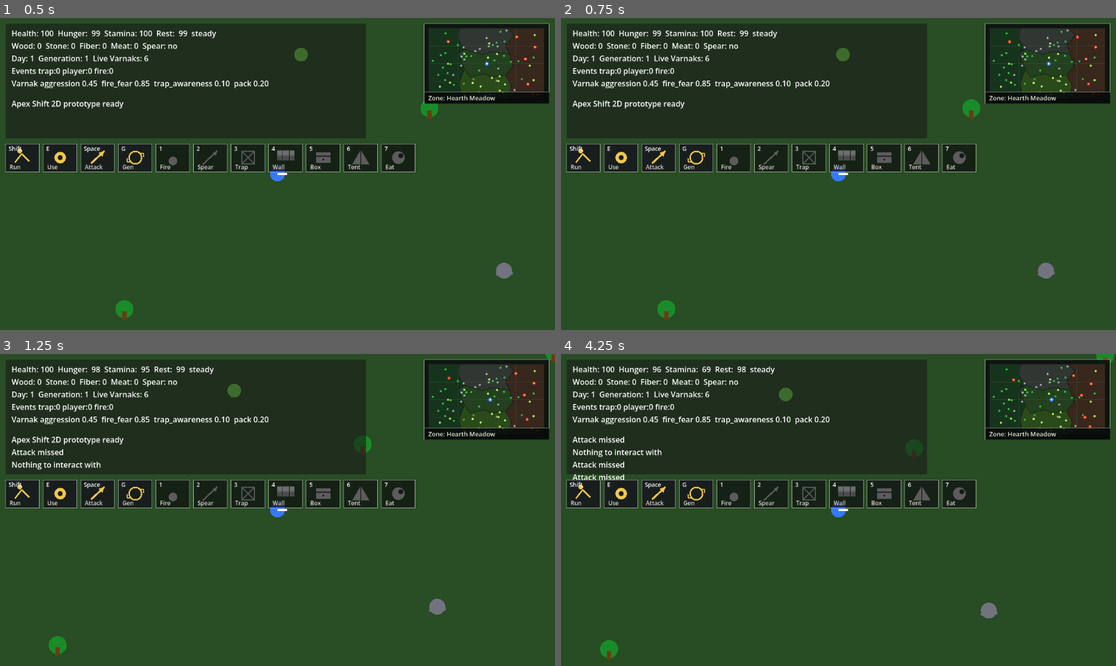
Above: before the commit, frames 1-4 (two rows, left to right).
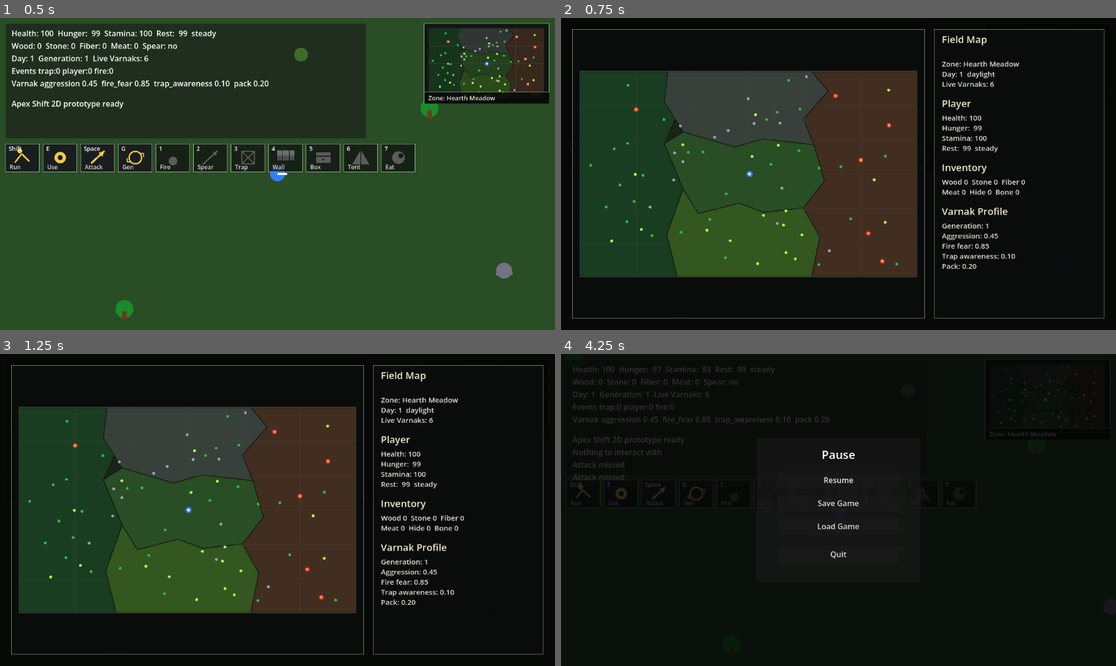
Above: after the commit, the same moments.

Repository: krisstoof/apex-shift-2d
Game: Godot game, scene res://scenes/main.tscn
The game is run twice, just before and just after one commit, with the same random seed, the same clock (stepped at 60 frames per second) and the same inputs.
Inputs (mouse positions are in pixels of both pictures, inside the frame that each line leads up to):
- Up to frame 1 (0.5 s): no input
- Up to frame 2 (0.75 s): tap Enter at 0.5 s; move the mouse to (960, 158) at 0.52 s; hold D (move_right) from 0.53 s (still down); tap M at 0.6 s; click (960, 158) at 0.67 s
- Up to frame 3 (1.25 s): keep holding D (move_right); tap Space at 0.77 s; tap E at 0.8 s
- Up to frame 4 (4.25 s): move the mouse to (727, 525) at 1.27 s; release D (move_right) at 1.28 s; hold S (move_down) 1.28-2.03 s; tap E at 1.35, 2.3, 3.6 s; click (727, 525) at 1.42 s; tap Space at 1.52, 3.02, 3.77 s; tap M at 1.55, 2.1, 3.05 s; move the mouse to (894, 441) at 2.02 s; hold D (move_right) 2.03-2.78 s; click (894, 441) at 2.17 s; move the mouse to (810, 572) at 2.77 s; hold W (move_up) 2.78-3.53 s; tap Shift at 2.85 s; click (810, 572) at 2.92 s; move the mouse to (1005, 556) at 3.52 s; hold A (move_left) from 3.53 s (still down); click (1005, 556) at 3.67 s; tap Escape at 4.15 s

Frame 1 is identical in both runs. In frame 2, 79% of the frame differs, in the area x 0-100%, y 0-100%; in frame 3, 79%; in frame 4, 94%.

Commit message:
game/#26 map and menu

Diff:
--- a/scenes/ui/hud.tscn
+++ b/scenes/ui/hud.tscn
@@ -1,8 +1,10 @@
-[gd_scene load_steps=4 format=3]
+[gd_scene load_steps=6 format=3]
 
 [ext_resource type="Script" path="res://scripts/ui/hud.gd" id="1"]
 [ext_resource type="Script" path="res://scripts/ui/skill_icon_bar.gd" id="2"]
 [ext_resource type="Script" path="res://scripts/ui/minimap.gd" id="3"]
+[ext_resource type="Script" path="res://scripts/ui/map_screen.gd" id="4"]
+[ext_resource type="Script" path="res://scripts/ui/pause_menu.gd" id="5"]
 
 [node name="HUD" type="CanvasLayer"]
 script = ExtResource("1")
@@ -53,3 +55,21 @@
 offset_right = -12.0
 offset_bottom = 178.0
 script = ExtResource("3")
+
+[node name="MapScreen" type="Control" parent="."]
+anchors_preset = 15
+anchor_right = 1.0
+anchor_bottom = 1.0
+grow_horizontal = 2
+grow_vertical = 2
+mouse_filter = 2
+script = ExtResource("4")
+
+[node name="PauseMenu" type="Control" parent="."]
+anchors_preset = 15
+anchor_right = 1.0
+anchor_bottom = 1.0
+grow_horizontal = 2
+grow_vertical = 2
+mouse_filter = 0
+script = ExtResource("5")
--- a/scripts/creatures/varnak.gd
+++ b/scripts/creatures/varnak.gd
@@ -34,6 +34,25 @@
 	base_curiosity = float(profile.get("base_curiosity", base_curiosity))
 	stalk_tendency = float(profile.get("stalk_tendency", stalk_tendency))
 	speed = 90.0 + aggression * 50.0 + pack_coordination * 20.0
+	queue_redraw()
+
+
+func get_save_data() -> Dictionary:
+	return {
+		"position": _vector_to_data(global_position),
+		"health": health,
+		"state": int(state),
+		"wander_target": _vector_to_data(wander_target),
+		"attack_cooldown": attack_cooldown
+	}
+
+
+func restore_from_data(data: Dictionary) -> void:
+	global_position = _data_to_vector(data.get("position", {}))
+	health = float(data.get("health", health))
+	state = int(data.get("state", State.WANDER))
+	wander_target = _data_to_vector(data.get("wander_target", _vector_to_data(wander_target)))
+	attack_cooldown = float(data.get("attack_cooldown", attack_cooldown))
 	queue_redraw()
 
 
@@ -155,3 +174,13 @@
 		body_color = Color(0.95, 0.05, 0.03)
 	draw_circle(Vector2.ZERO, 15.0, body_color)
 	draw_circle(Vector2(7, -5), 3.0, Color.BLACK)
+
+
+func _vector_to_data(value: Vector2) -> Dictionary:
+	return {"x": value.x, "y": value.y}
+
+
+func _data_to_vector(data: Variant) -> Vector2:
+	if typeof(data) != TYPE_DICTIONARY:
+		return Vector2.ZERO
+	return Vector2(float(data.get("x", 0.0)), float(data.get("y", 0.0)))
--- a/scripts/systems/save_system.gd
+++ b/scripts/systems/save_system.gd
@@ -49,6 +49,7 @@
 		"version": 1,
 		"player": _get_player_data(player),
 		"resources": world.get_resource_save_data(),
+		"varnaks": world.get_varnak_save_data(),
 		"buildings": _get_buildings_data(),
 		"day_night": day_night_system.get_save_data(),
 		"evolution": evolution_director.get_save_data()
@@ -104,6 +105,7 @@
 	day_night_system.restore_from_data(Dictionary(data.get("day_night", {})))
 	await world.restore_resources(Array(data.get("resources", [])))
 	await _restore_buildings(Array(data.get("buildings", [])))
+	await world.restore_varnaks(Array(data.get("varnaks", [])))
 
 
 func _restore_player_data(player: Node, data: Dictionary) -> void:
--- a/scripts/ui/hud.gd
+++ b/scripts/ui/hud.gd
@@ -5,15 +5,24 @@
 var day_night_system: Node
 var message := ""
 var message_history: Array[String] = []
+var map_screen_open := false
+var pause_menu_open := false
 
 @onready var stats_label: Label = $Panel/StatsLabel
 @onready var prompt_label: Label = $Panel/PromptLabel
 @onready var message_label: Label = $Panel/MessageLabel
 @onready var skill_icon_bar: Control = $SkillIconBar
 @onready var minimap: Control = $Minimap
+@onready var map_screen: Control = $MapScreen
+@onready var pause_menu: Control = $PauseMenu
 
 func _ready() -> void:
+	process_mode = Node.PROCESS_MODE_ALWAYS
 	get_node("/root/EventBus").message_posted.connect(_on_message)
+	pause_menu.resume_requested.connect(_on_pause_menu_resume)
+	pause_menu.save_requested.connect(_on_pause_menu_save)
+	pause_menu.load_requested.connect(_on_pause_menu_load)
+	pause_menu.quit_requested.connect(_on_pause_menu_quit)
 
 
 func bind(p_player: Node, p_evolution_director: Node, p_day_night_system: Node) -> void:
@@ -25,6 +34,7 @@
 	var world_rect: Rect2 = world.get_world_rect() if world and world.has_method("get_world_rect") else Rect2(-2160, -1320, 4320, 2640)
 	var biome_zones: Array[Dictionary] = world.get_biome_zones() if world and world.has_method("get_biome_zones") else []
 	minimap.bind(player, world_rect, biome_zones)
+	map_screen.bind(player, evolution_director, day_night_system, world_rect, biome_zones)
 
 
 func _process(_delta: float) -> void:
@@ -48,3 +58,51 @@
 	message_history.append(new_message)
 	if message_history.size() > 4:
 		message_history.pop_front()
+
+
+func _unhandled_input(event: InputEvent) -> void:
+	if event is InputEventKey and event.pressed and not event.echo and event.keycode == KEY_M:
+		_set_pause_menu_open(false)
+		_set_map_screen_open(not map_screen_open)
+		get_viewport().set_input_as_handled()
+	if event is InputEventKey and event.pressed and not event.echo and event.keycode == KEY_ESCAPE:
+		_set_map_screen_open(false)
+		_set_pause_menu_open(not pause_menu_open)
+		get_viewport().set_input_as_handled()
+
+
+func _set_map_screen_open(open: bool) -> void:
+	map_screen_open = open
+	map_screen.visible = open
+	_update_tree_paused()
+	map_screen.queue_redraw()
+
+
+func _set_pause_menu_open(open: bool) -> void:
+	pause_menu_open = open
+	pause_menu.visible = open
+	_update_tree_paused()
+
+
+func _update_tree_paused() -> void:
+	get_tree().paused = map_screen_open or pause_menu_open
+
+
+func _on_pause_menu_resume() -> void:
+	_set_pause_menu_open(false)
+
+
+func _on_pause_menu_save() -> void:
+	var save_system := get_tree().current_scene.get_node_or_null("SaveSystem")
+	if save_system and save_system.has_method("save_game"):
+		save_system.save_game()
+
+
+func _on_pause_menu_load() -> void:
+	var save_system := get_tree().current_scene.get_node_or_null("SaveSystem")
+	if save_system and save_system.has_method("load_game"):
+		save_system.load_game()
+
+
+func _on_pause_menu_quit() -> void:
+	get_tree().quit()
--- /dev/null
+++ b/scripts/ui/map_screen.gd
@@ -0,0 +1,195 @@
+extends Control
+
+const PADDING := 24.0
+const PANEL_GAP := 20.0
+
+var player: Node2D
+var evolution_director: Node
+var day_night_system: Node
+var world_rect := Rect2(-2160, -1320, 4320, 2640)
+var biome_zones: Array[Dictionary] = []
+
+
+func _ready() -> void:
+	process_mode = Node.PROCESS_MODE_ALWAYS
+	visible = false
+
+
+func bind(p_player: Node2D, p_evolution_director: Node, p_day_night_system: Node, p_world_rect: Rect2, p_biome_zones: Array[Dictionary]) -> void:
+	player = p_player
+	evolution_director = p_evolution_director
+	day_night_system = p_day_night_system
+	world_rect = p_world_rect
+	biome_zones = p_biome_zones
+	queue_redraw()
+
+
+func _process(_delta: float) -> void:
+	if visible:
+		queue_redraw()
+
+
+func _draw() -> void:
+	if not visible:
+		return
+	var screen_rect := Rect2(Vector2.ZERO, size)
+	var inner_rect := screen_rect.grow(-PADDING)
+	var info_width: float = min(360.0, inner_rect.size.x * 0.32)
+	var map_rect := Rect2(inner_rect.position, Vector2(inner_rect.size.x - info_width - PANEL_GAP, inner_rect.size.y))
+	var info_rect := Rect2(Vector2(map_rect.end.x + PANEL_GAP, inner_rect.position.y), Vector2(info_width, inner_rect.size.y))
+
+	draw_rect(screen_rect, Color(0.015, 0.018, 0.018, 0.94), true)
+	_draw_map_panel(map_rect)
+	_draw_info_panel(info_rect)
+
+
+func _draw_map_panel(rect: Rect2) -> void:
+	draw_rect(rect, Color(0.04, 0.05, 0.05, 0.96), true)
+	draw_rect(rect, Color(0.70, 0.74, 0.66, 0.78), false, 1.0)
+	var map_rect := _fit_world_rect(rect.grow(-16.0))
+	draw_rect(map_rect, Color(0.10, 0.14, 0.10), true)
+	_draw_biomes(map_rect)
+	_draw_grid(map_rect)
+	_draw_resources(map_rect)
+	_draw_varnaks(map_rect)
+	_draw_player(map_rect)
+	draw_rect(map_rect, Color(0.30, 0.36, 0.28, 0.85), false, 1.0)
+
+
+func _draw_info_panel(rect: Rect2) -> void:
+	draw_rect(rect, Color(0.04, 0.05, 0.05, 0.96), true)
+	draw_rect(rect, Color(0.70, 0.74, 0.66, 0.78), false, 1.0)
+	var profile: Dictionary = evolution_director.get_profile() if evolution_director else {}
+	var live_varnaks := get_tree().get_nodes_in_group("varnak").size()
+	var zone_name := _get_player_zone_name()
+	var time_label := _get_time_label()
+	var lines := [
+		"Field Map",
+		"",
+		"Zone: %s" % zone_name,
+		"Day: %d  %s" % [day_night_system.get_day() if day_night_system else 1, time_label],
+		"Live Varnaks: %d" % live_varnaks,
+		"",
+		"Player",
+		"Health: %3d" % player.stats.health,
+		"Hunger: %3d" % player.stats.hunger,
+		"Stamina: %3d" % player.stats.stamina,
+		"Rest: %3d  %s" % [player.stats.rest, player.stats.get_condition_text()],
+		"",
+		"Inventory",
+		"Wood %d  Stone %d  Fiber %d" % [player.inventory.get_amount("wood"), player.inventory.get_amount("stone"), player.inventory.get_amount("fiber")],
+		"Meat %d  Hide %d  Bone %d" % [player.inventory.get_amount("meat"), player.inventory.get_amount("hide"), player.inventory.get_amount("bone")],
+		"",
+		"Varnak Profile",
+		"Generation: %d" % int(profile.get("generation", 1)),
+		"Aggression: %.2f" % float(profile.get("aggression", 0.0)),
+		"Fire fear: %.2f" % float(profile.get("fire_fear", 0.0)),
+		"Trap awareness: %.2f" % float(profile.get("trap_awareness", 0.0)),
+		"Pack: %.2f" % float(profile.get("pack_coordination", 0.0))
+	]
+	_draw_lines(lines, rect.position + Vector2(16.0, 28.0), rect.size.x - 32.0)
+
+
+func _draw_lines(lines: Array, start: Vector2, width: float) -> void:
+	var font := get_theme_default_font()
+	var y := start.y
+	for line_value in lines:
+		var line := str(line_value)
+		var font_size := 20 if line in ["Field Map", "Player", "Inventory", "Varnak Profile"] else 15
+		var color := Color(0.95, 0.92, 0.78) if font_size == 20 else Color(0.86, 0.88, 0.82)
+		draw_string(font, Vector2(start.x, y), line, HORIZONTAL_ALIGNMENT_LEFT, width, font_size, color)
+		y += 28.0 if font_size == 20 else 21.0
+
+
+func _fit_world_rect(bounds: Rect2) -> Rect2:
+	var world_aspect := world_rect.size.x / world_rect.size.y
+	var bounds_aspect := bounds.size.x / bounds.size.y
+	if bounds_aspect > world_aspect:
+		var width := bounds.size.y * world_aspect
+		return Rect2(Vector2(bounds.position.x + (bounds.size.x - width) * 0.5, bounds.position.y), Vector2(width, bounds.size.y))
+	var height := bounds.size.x / world_aspect
+	return Rect2(Vector2(bounds.position.x, bounds.position.y + (bounds.size.y - height) * 0.5), Vector2(bounds.size.x, height))
+
+
+func _draw_biomes(map_rect: Rect2) -> void:
+	for biome in biome_zones:
+		var map_points := PackedVector2Array()
+		for point_value in biome["points"]:
+			map_points.append(_world_to_map(Vector2(point_value), map_rect))
+		draw_colored_polygon(map_points, Color(biome["color"]))
+		_draw_polygon_outline(map_points, Color(0.04, 0.05, 0.04, 0.55), 2.0)
+
+
+func _draw_grid(map_rect: Rect2) -> void:
+	var grid_color := Color(0.25, 0.30, 0.23, 0.48)
+	for i in range(1, 6):
+		var x := map_rect.position.x + map_rect.size.x * float(i) / 6.0
+		var y := map_rect.position.y + map_rect.size.y * float(i) / 6.0
+		draw_line(Vector2(x, map_rect.position.y), Vector2(x, map_rect.end.y), grid_color, 1.0)
+		draw_line(Vector2(map_rect.position.x, y), Vector2(map_rect.end.x, y), grid_color, 1.0)
+
+
+func _draw_resources(map_rect: Rect2) -> void:
+	for resource in get_tree().get_nodes_in_group("resources"):
+		if is_instance_valid(resource):
+			draw_circle(_world_to_map(resource.global_position, map_rect), 3.0, _get_resource_color(resource))
+
+
+func _draw_varnaks(map_rect: Rect2) -> void:
+	for varnak in get_tree().get_nodes_in_group("varnak"):
+		if is_instance_valid(varnak):
+			var pos := _world_to_map(varnak.global_position, map_rect)
+			draw_circle(pos, 5.0, Color(0.88, 0.22, 0.16))
+			draw_circle(pos, 2.0, Color(1.0, 0.82, 0.42))
+
+
+func _draw_player(map_rect: Rect2) -> void:
+	if not is_instance_valid(player):
+		return
+	var pos := _world_to_map(player.global_position, map_rect)
+	draw_circle(pos, 6.5, Color(0.17, 0.48, 1.0))
+	draw_circle(pos, 3.0, Color.WHITE)
+
+
+func _draw_polygon_outline(points: PackedVector2Array, color: Color, width: float) -> void:
+	for i in points.size():
+		draw_line(points[i], points[(i + 1) % points.size()], color, width)
+
+
+func _world_to_map(world_position: Vector2, map_rect: Rect2) -> Vector2:
+	var normalized := Vector2(
+		inverse_lerp(world_rect.position.x, world_rect.end.x, world_position.x),
+		inverse_lerp(world_rect.position.y, world_rect.end.y, world_position.y)
+	)
+	normalized.x = clamp(normalized.x, 0.0, 1.0)
+	normalized.y = clamp(normalized.y, 0.0, 1.0)
+	return map_rect.position + normalized * map_rect.size
+
+
+func _get_player_zone_name() -> String:
+	if not is_instance_valid(player):
+		return "Unknown"
+	for biome in biome_zones:
+		if Geometry2D.is_point_in_polygon(player.global_position, PackedVector2Array(biome["points"])):
+			return str(biome.get("name", "Unknown"))
+	return "Wilderness"
+
+
+func _get_time_label() -> String:
+	if not day_night_system:
+		return "daylight"
+	if day_night_system.is_night():
+		return "night"
+	return "daylight"
+
+
+func _get_resource_color(resource: Node) -> Color:
+	match str(resource.get("item_name")):
+		"wood":
+			return Color(0.18, 0.72, 0.24)
+		"stone":
+			return Color(0.62, 0.63, 0.68)
+		"fiber":
+			return Color(0.67, 0.95, 0.34)
+		_:
+			return Color(0.86, 0.78, 0.45)
--- /dev/null
+++ b/scripts/ui/pause_menu.gd
@@ -0,0 +1,58 @@
+extends Control
+
+signal resume_requested
+signal save_requested
+signal load_requested
+signal quit_requested
+
+const PANEL_SIZE := Vector2(340, 300)
+
+var panel: Panel
+
+
+func _ready() -> void:
+	process_mode = Node.PROCESS_MODE_ALWAYS
+	mouse_filter = Control.MOUSE_FILTER_STOP
+	visible = false
+	_build_menu()
+
+
+func _build_menu() -> void:
+	var backdrop := ColorRect.new()
+	backdrop.color = Color(0.015, 0.018, 0.018, 0.82)
+	backdrop.set_anchors_preset(Control.PRESET_FULL_RECT)
+	add_child(backdrop)
+
+	panel = Panel.new()
+	panel.set_anchors_preset(Control.PRESET_CENTER)
+	panel.offset_left = -PANEL_SIZE.x * 0.5
+	panel.offset_top = -PANEL_SIZE.y * 0.5
+	panel.offset_right = PANEL_SIZE.x * 0.5
+	panel.offset_bottom = PANEL_SIZE.y * 0.5
+	add_child(panel)
+
+	var title := Label.new()
+	title.text = "Pause"
+	title.horizontal_alignment = HORIZONTAL_ALIGNMENT_CENTER
+	title.add_theme_font_size_override("font_size", 24)
+	title.offset_left = 20.0
+	title.offset_top = 18.0
+	title.offset_right = PANEL_SIZE.x - 20.0
+	title.offset_bottom = 52.0
+	panel.add_child(title)
+
+	_add_button("Resume", 70.0, resume_requested.emit)
+	_add_button("Save Game", 118.0, save_requested.emit)
+	_add_button("Load Game", 166.0, load_requested.emit)
+	_add_button("Quit", 224.0, quit_requested.emit)
+
+
+func _add_button(label: String, top: float, pressed_callable: Callable) -> void:
+	var button := Button.new()
+	button.text = label
+	button.offset_left = 44.0
+	button.offset_top = top
+	button.offset_right = PANEL_SIZE.x - 44.0
+	button.offset_bottom = top + 36.0
+	button.pressed.connect(pressed_callable)
+	panel.add_child(button)
--- a/scripts/world/world.gd
+++ b/scripts/world/world.gd
@@ -334,12 +334,42 @@
 	get_node("/root/EventBus").post_message("Varnaks respawned with current profile")
 
 
+func get_varnak_save_data() -> Array[Dictionary]:
+	var varnaks: Array[Dictionary] = []
+	for varnak in get_tree().get_nodes_in_group("varnak"):
+		if not is_instance_valid(varnak):
+			continue
+		if varnak.has_method("get_save_data"):
+			varnaks.append(varnak.get_save_data())
+	return varnaks
+
+
+func restore_varnaks(varnaks: Array) -> void:
+	for varnak in get_tree().get_nodes_in_group("varnak"):
+		if is_instance_valid(varnak):
+			varnak.queue_free()
+	await get_tree().process_frame
+	for varnak_data in varnaks:
+		if typeof(varnak_data) != TYPE_DICTIONARY:
+			continue
+		_restore_varnak_from_data(Dictionary(varnak_data))
+
+
 func _spawn_varnak_at(pos: Vector2) -> void:
 	var varnak := VARNAK_SCENE.instantiate()
 	add_child(varnak)
 	varnak.global_position = pos
 	varnak.apply_profile(evolution_director.get_profile())
 	varnak.day_night_system = day_night_system
+
+
+func _restore_varnak_from_data(data: Dictionary) -> void:
+	var varnak := VARNAK_SCENE.instantiate()
+	add_child(varnak)
+	varnak.apply_profile(evolution_director.get_profile())
+	varnak.day_night_system = day_night_system
+	if varnak.has_method("restore_from_data"):
+		varnak.restore_from_data(data)
 
 
 func _try_spawn_missing_varnak() -> bool:
Not shown, added: scripts/ui/map_screen.gd.uid
Not shown, added: scripts/ui/pause_menu.gd.uid
